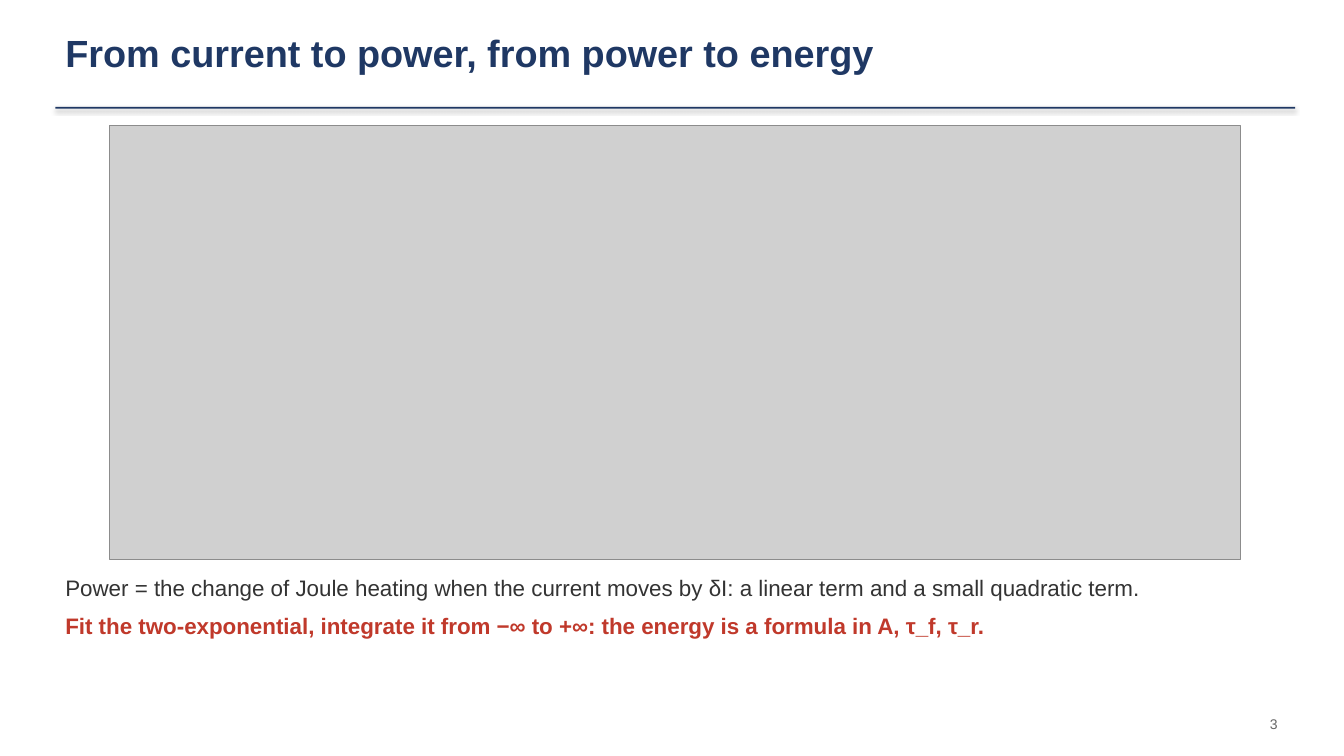
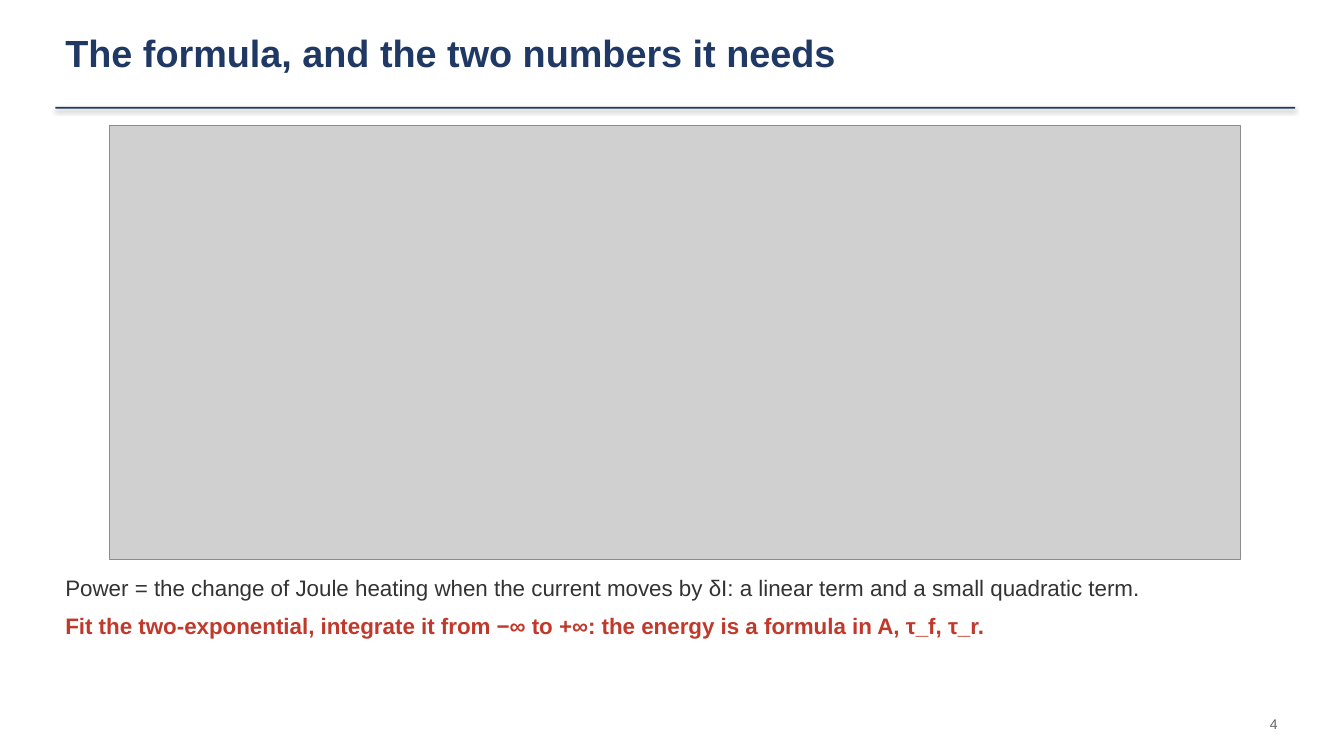
Before and after one commit to ZhihengLi0/urop, a slide deck: slide 4 of snolab/collection_efficiency/presentation/SNOLAB_R4_collection_efficiency_20260910.pptx (slide 3 before the commit). Drawn at 1344x756 pixels with LibreOffice and Linux fonts; fonts in the diff are those of the drawing; grey boxes stand for pictures. Boxes give left, top, right and bottom in pixels: in the first picture for what was removed or moved away, otherwise in the second. Text is boxed around its words. In the diff, an @@ line names an element or a change of style, - is before the commit and + after.

```diff
--- a/snolab/collection_efficiency/presentation/SNOLAB_R4_collection_efficiency_20260910.pptx
+++ b/snolab/collection_efficiency/presentation/SNOLAB_R4_collection_efficiency_20260910.pptx
@@ text at box(65, 39, 835, 73): text changed @@
-From current to power, from power to energy
+The formula, and the two numbers it needs
@@ text at box(1270, 719, 1278, 729): text changed @@
-3
+4
```
Also in this commit, not shown: 14 other slides changed, 1 slide added, 11 other files.
